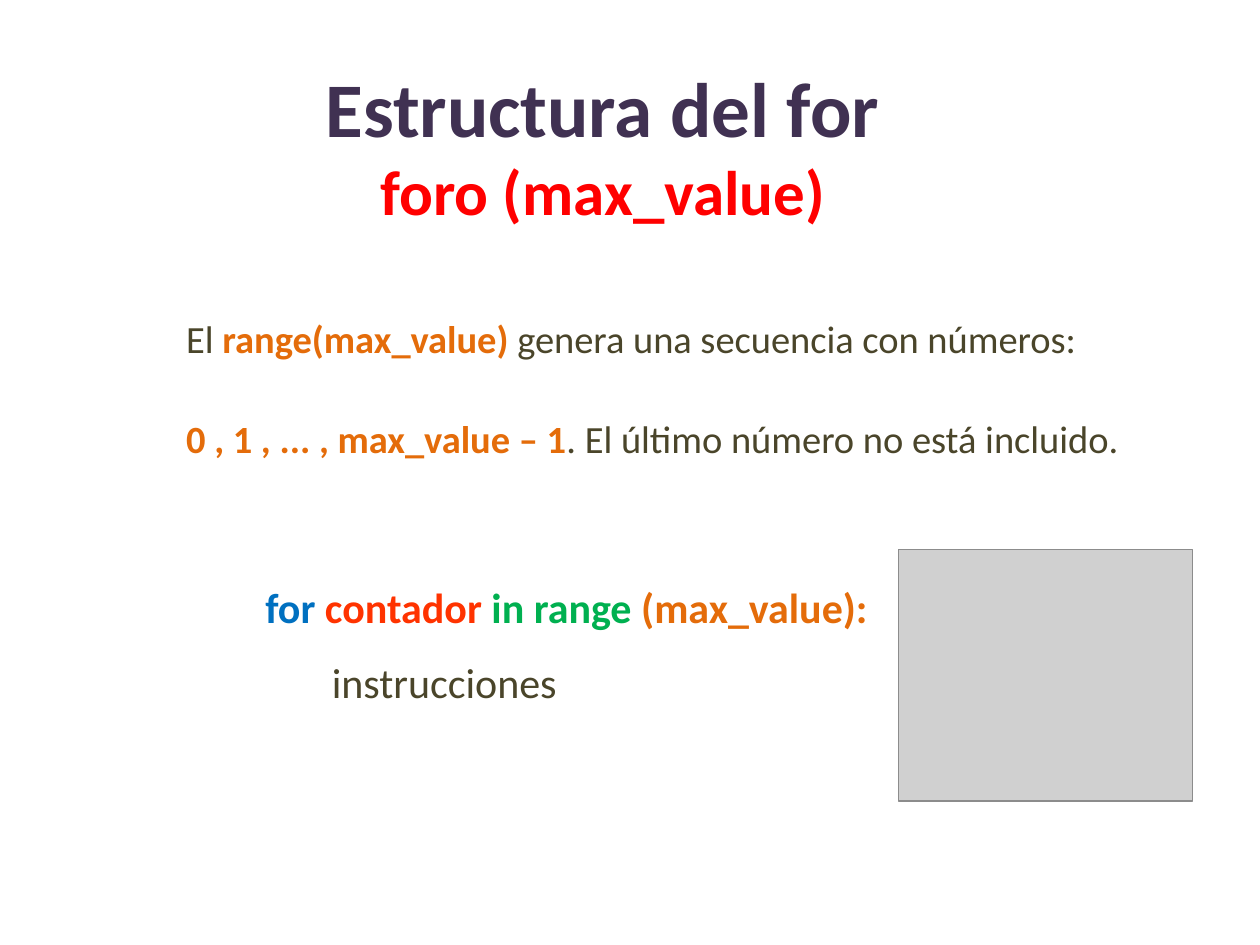
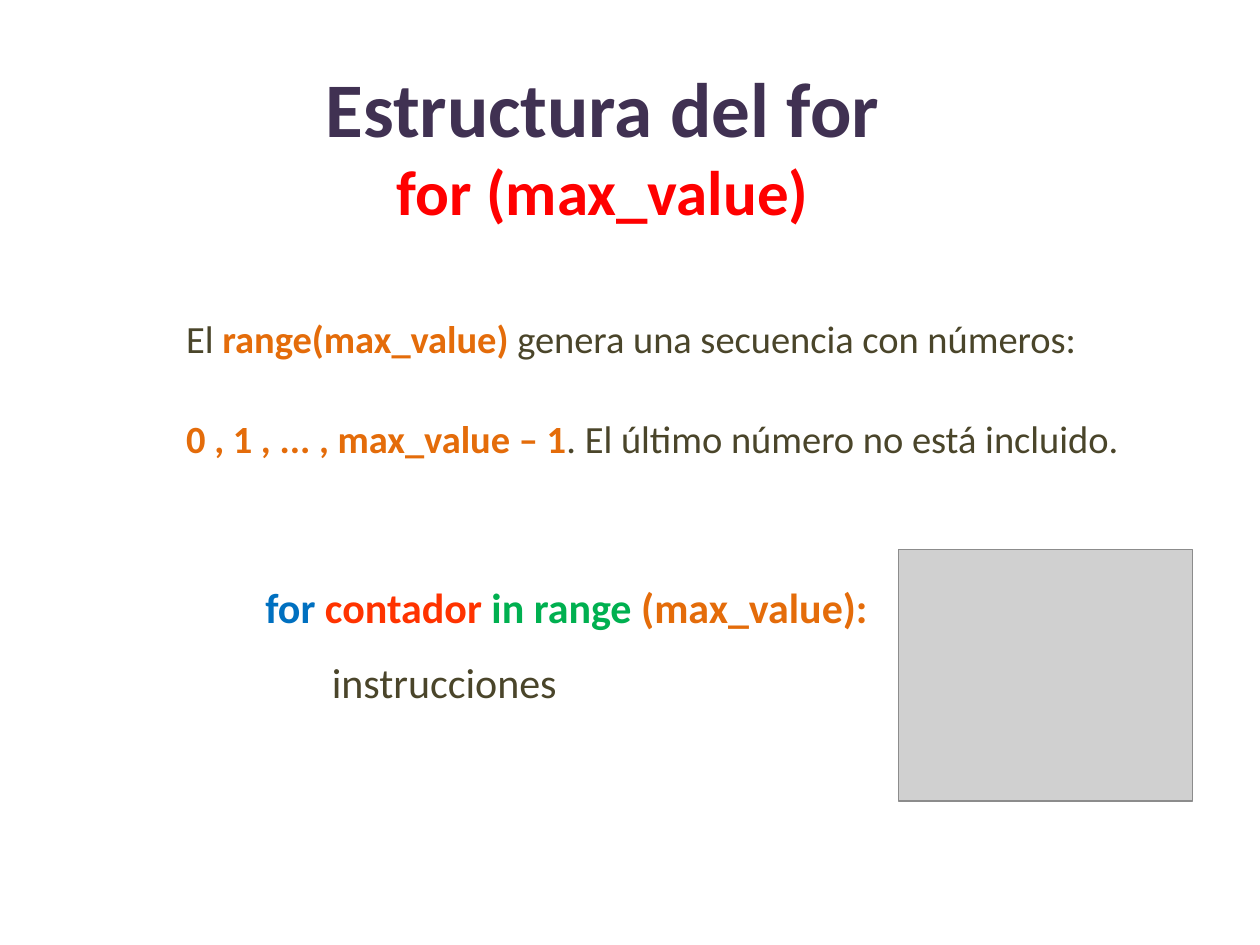
Before and after one commit to lizetheP/PensamientoC, a slide deck: slide 10 of CalendarioAgo2023/presentaciones/8_For.pptx. Drawn at 1260x945 pixels with LibreOffice and Linux fonts; fonts in the diff are those of the drawing; grey boxes stand for pictures. Boxes give left, top, right and bottom in pixels: in the first picture for what was removed or moved away, otherwise in the second. Text is boxed around its words. In the diff, an @@ line names an element or a change of style, - is before the commit and + after.

Commit message:
subir

```diff
--- a/CalendarioAgo2023/presentaciones/8_For.pptx
+++ b/CalendarioAgo2023/presentaciones/8_For.pptx
@@ title at (x1=326, y1=83, x2=879, y2=225): text changed @@
-Estructura del for
-foro (max_value)
+Estructura del for
+for (max_value)
```
